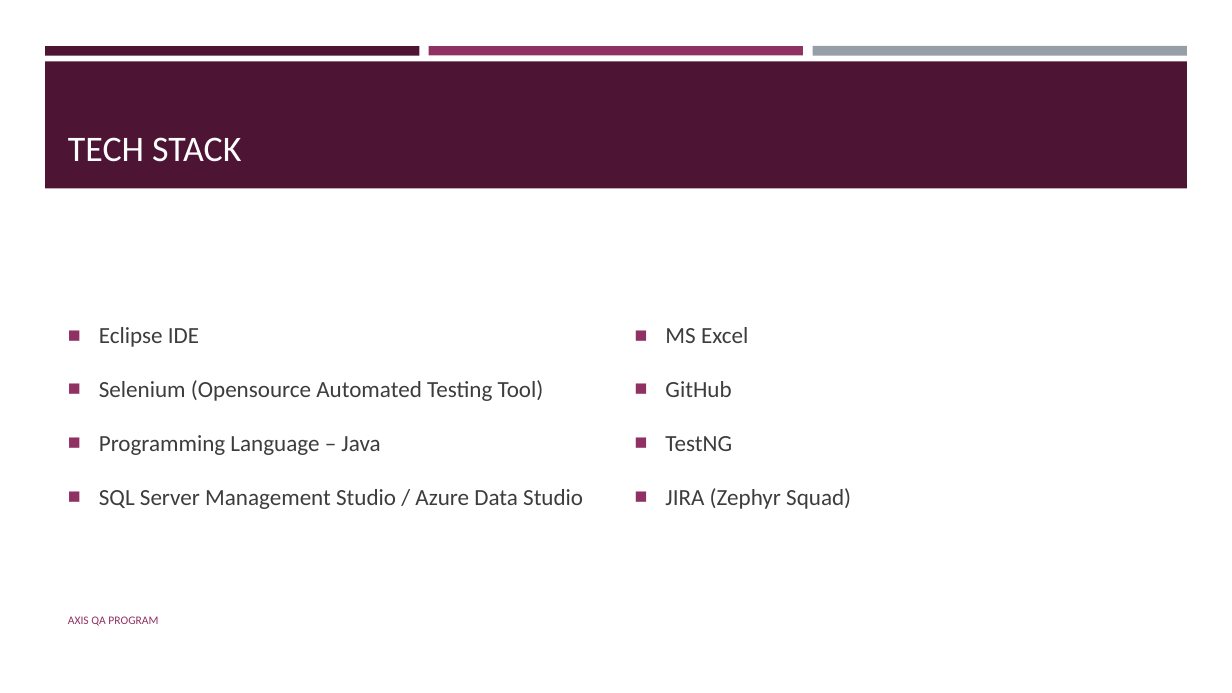
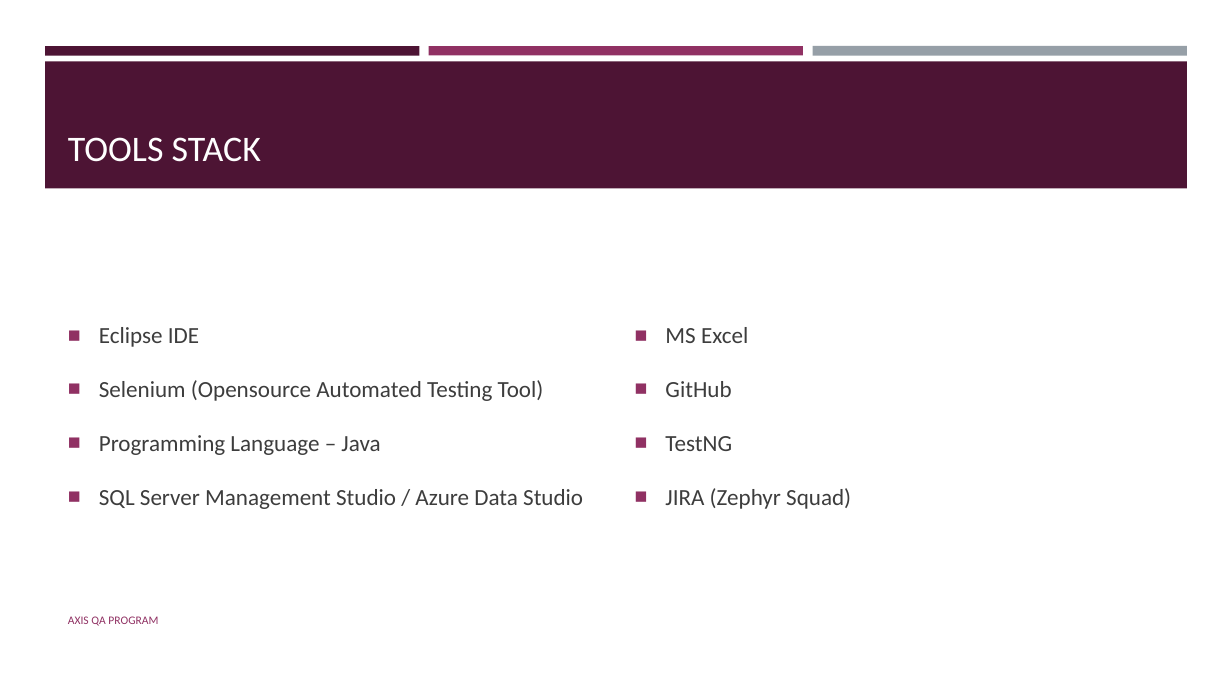
Before and after one commit to suyogwaghere/AxisBank_Case_Studies, a slide deck: slide 9 of PPT/Group 5 AXIS QA Capstone Project.pptx. Drawn at 1232x693 pixels with LibreOffice and Linux fonts; fonts in the diff are those of the drawing. Boxes give left, top, right and bottom in pixels: in the first picture for what was removed or moved away, otherwise in the second. Text is boxed around its words. In the diff, an @@ line names an element or a change of style, - is before the commit and + after.

```diff
--- a/PPT/Group 5 AXIS QA Capstone Project.pptx
+++ b/PPT/Group 5 AXIS QA Capstone Project.pptx
@@ title at (x1=68, y1=137, x2=261, y2=162): text changed @@
-TECH STACK
+TOOLS STACK
```
Also in this commit, not shown: 4 other slides changed.
